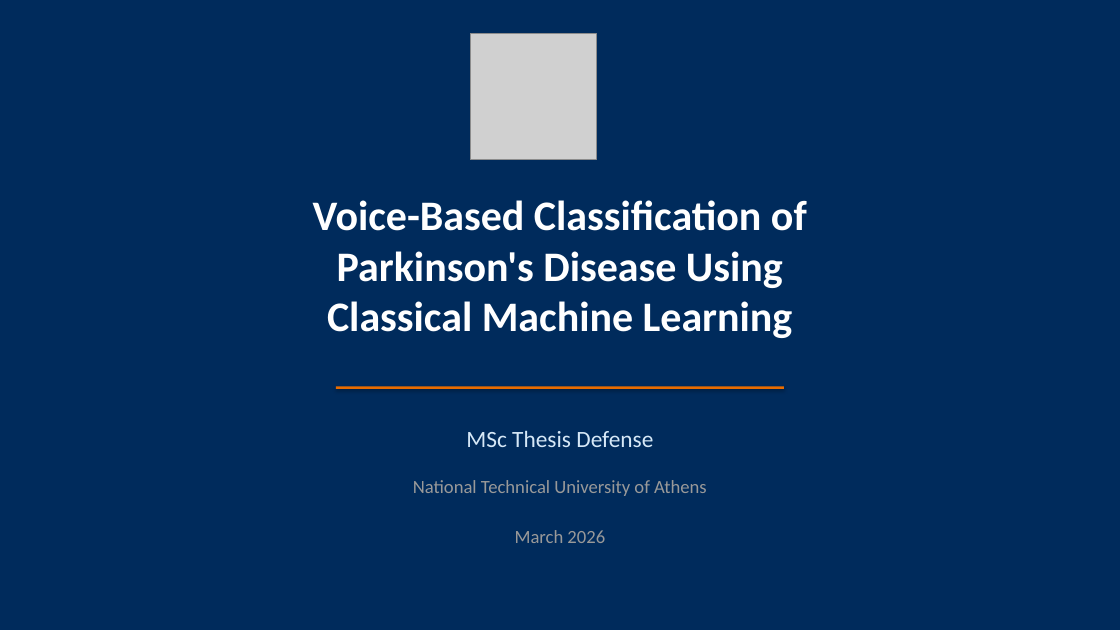
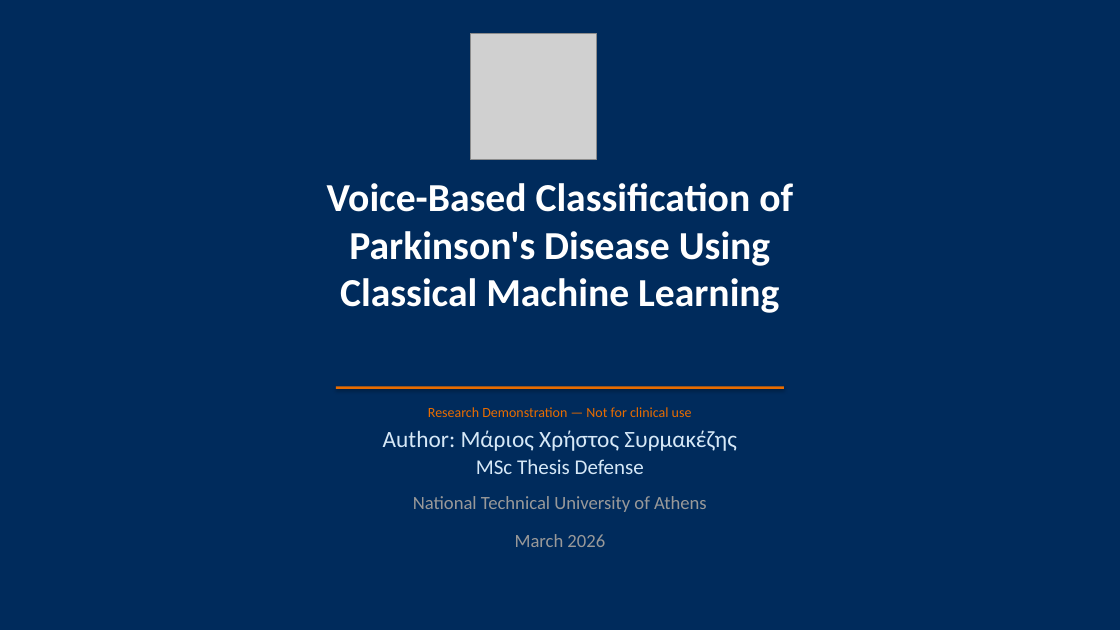
Before and after one commit to christos97/parkinsons-voice-classification, a slide deck: slide 1 of outputs/thesis_defense_presentation.pptx. Drawn at 1120x630 pixels with LibreOffice and Linux fonts; fonts in the diff are those of the drawing; grey boxes stand for pictures. Boxes give left, top, right and bottom in pixels: in the first picture for what was removed or moved away, otherwise in the second. Text is boxed around its words. In the diff, an @@ line names an element or a change of style, - is before the commit and + after.

```diff
--- a/outputs/thesis_defense_presentation.pptx
+++ b/outputs/thesis_defense_presentation.pptx
@@ text "Voice-Based Classification of Parkinson's Disease ...": place and size @@
-text "Voice-Based Classification of Parkinson's Disease ..." at (313,200,807,338)
+text "Voice-Based Classification of Parkinson's Disease ..." at (327,183,793,313)
@@ text "Voice-Based Classification of Parkinson's Disease ..." at (327,183,793,313): size 36 to 34 pt @@
@@ text added at (428,407,692,417), 12 pt, text #E86C00 @@
+Research Demonstration — Not for clinical use
@@ text added at (383,430,736,451), 20 pt, text #D6E8F7 @@
+Author: Μάριος Χρήστος Συρμακέζης
@@ text "MSc Thesis Defense": place and size @@
-text "MSc Thesis Defense" at (466,430,653,447)
+text "MSc Thesis Defense" at (476,459,644,474)
@@ text "MSc Thesis Defense" at (476,459,644,474): size 20 to 18 pt @@
@@ text "National Technical University of Athens": place and size @@
-text "National Technical University of Athens" at (413,480,707,496)
+text "National Technical University of Athens" at (413,496,707,512)
@@ text "March 2026": place and size @@
-text "March 2026" at (515,530,605,543)
+text "March 2026" at (515,534,605,547)
```
Also in this commit, not shown: 29 other slides changed, 48 other files.
